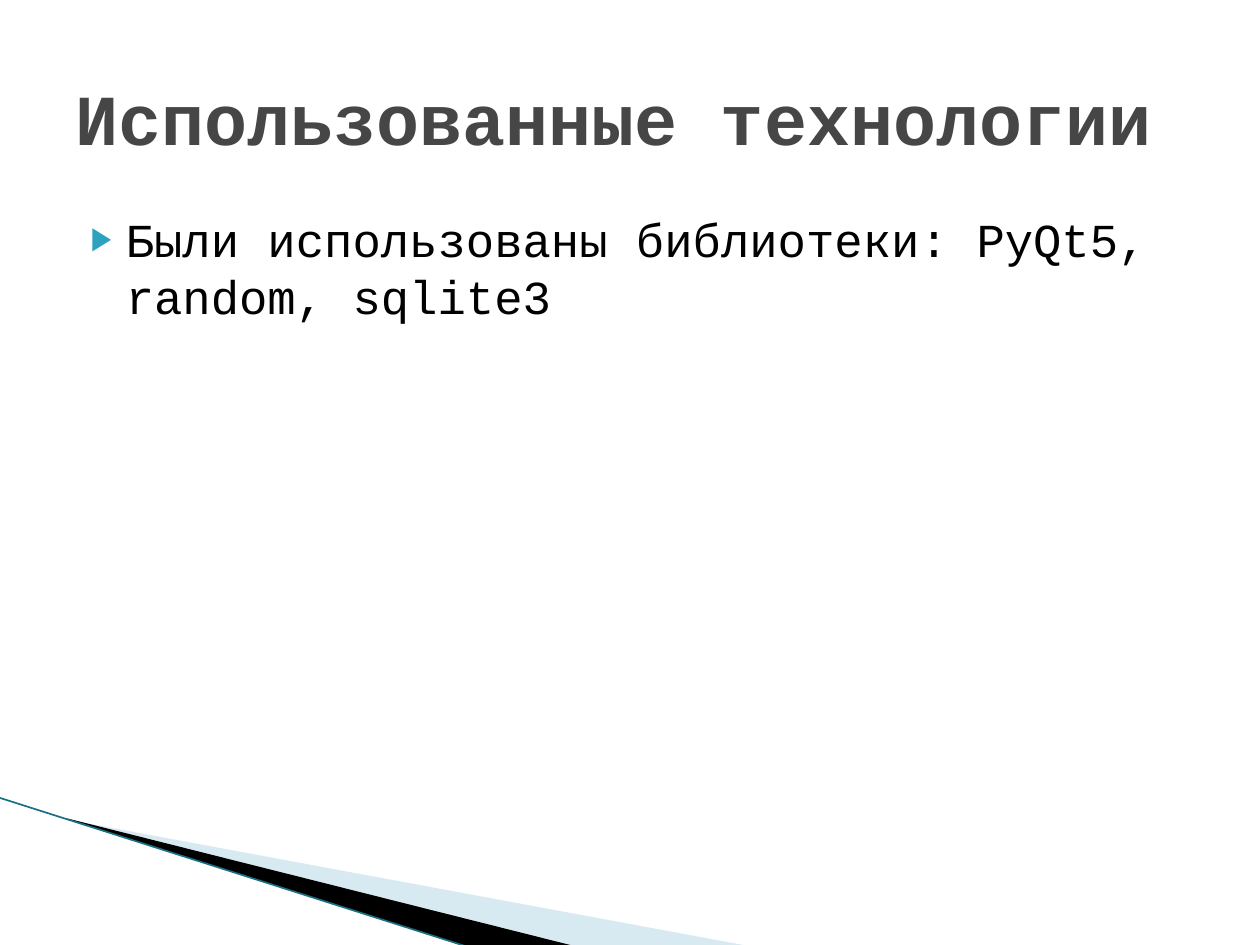
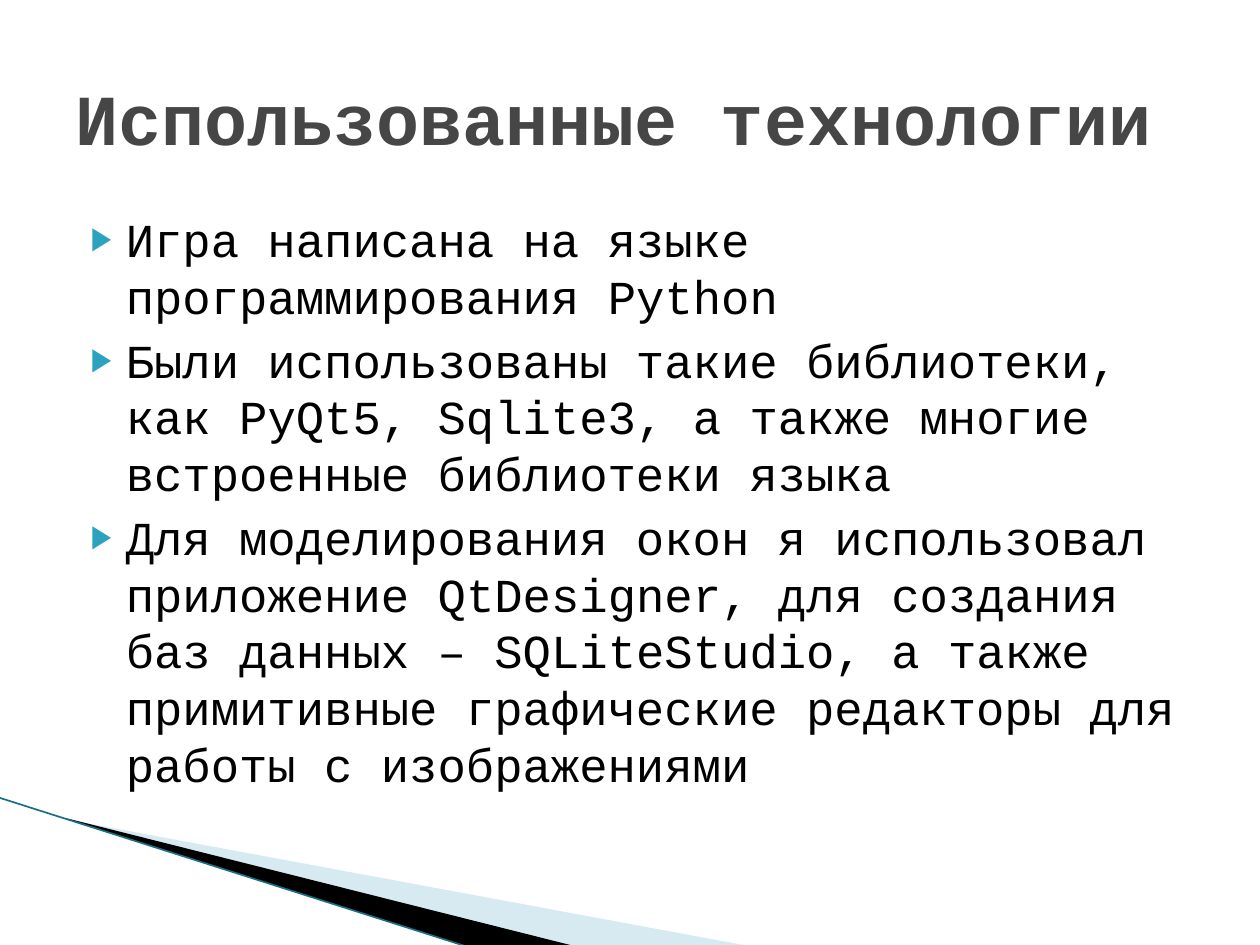
Before and after one commit to DebiKk-tech/DnDnD, a slide deck: slide 10 of Documents/presentation.pptx (slide 4 before the commit). Drawn at 1260x945 pixels with LibreOffice and Linux fonts; fonts in the diff are those of the drawing; background and template pictures are left out. Boxes give left, top, right and bottom in pixels: in the first picture for what was removed or moved away, otherwise in the second. Text is boxed around its words. In the diff, an @@ line names an element or a change of style, - is before the commit and + after.

```diff
--- a/Documents/presentation.pptx
+++ b/Documents/presentation.pptx
@@ text at (126, 226, 1175, 792): text changed @@
-▶ Были использованы библиотеки: PyQt5, random, sqlite3
+▶ Игра написана на языке программирования Python
+▶ Были использованы такие библиотеки, как PyQt5, Sqlite3, а также многие встроенные библиотеки языка
+▶ Для моделирования окон я использовал приложение QtDesigner, для создания баз данных – SQLiteStudio, а также примитивные графические редакторы для работы с изображениями
```
Also in this commit, not shown: 2 other slides changed, 6 slides added, 2 slides removed.
